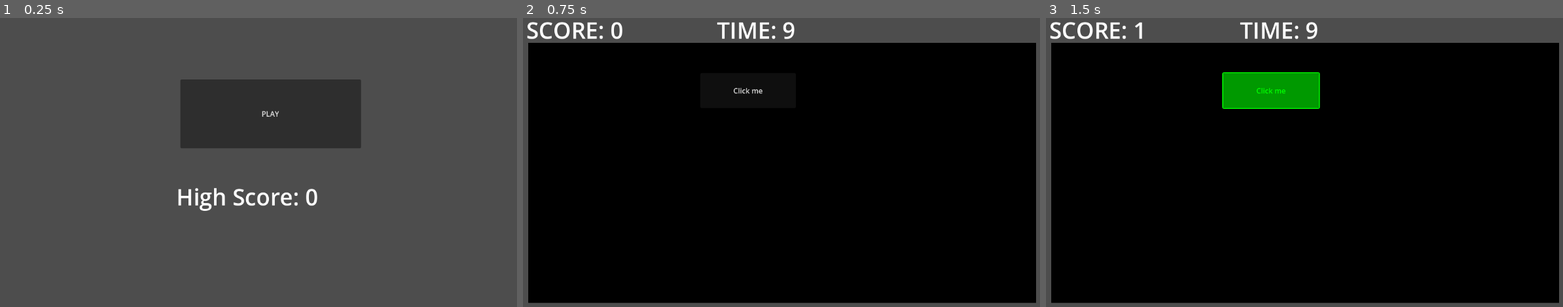
Above: before the commit, frames 1-3 (left to right).
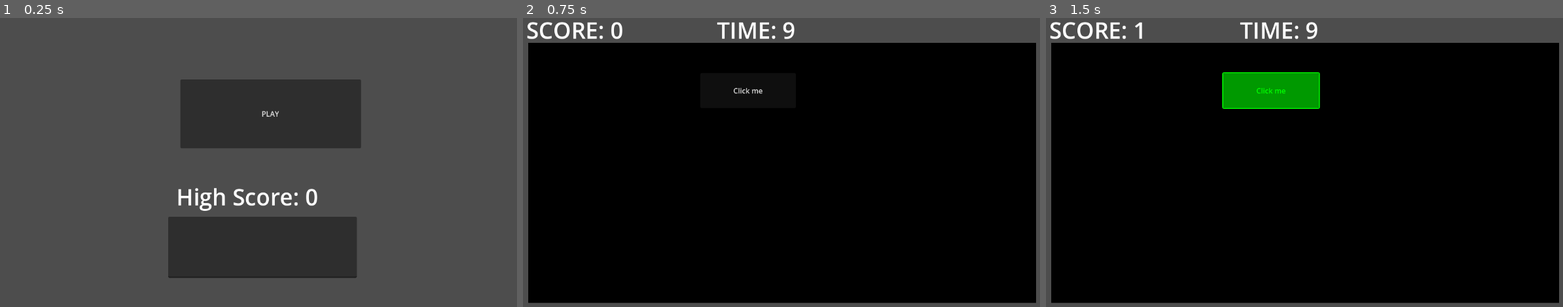
Above: after the commit, the same moments.

Repository: CD1FOX/ClickTheButtonGame
Game: Godot game, scene res://start_screen.tscn
Two runs of this game, one before a commit and one after it. Both use one fixed random seed, a clock stepped at 60 frames per second and the inputs below.
Inputs:
- Up to frame 1 (0.25 s): no input
- Up to frame 2 (0.75 s): click "PLAY" at 0.5 s
- Up to frame 3 (1.5 s): click "Click me" at 1.25 s

The runs differ from the first frame. In frame 1, 7.7% of the frame differs, in the area x 32-69%, y 68-90%; in frame 2, nothing differs; in frame 3, nothing differs.

Commit message:
Update
Added:
- Added Text Timer

Diff:
--- a/global.gd
+++ b/global.gd
@@ -1,4 +1,6 @@
 extends Node2D
+
+var time = 10;
 
 var high_score = 0
 var savePath = "user://high_score.save"
--- a/main.gd
+++ b/main.gd
@@ -23,6 +23,7 @@
 	$RepositionTimer.start()
 
 func _ready() -> void:
+	$TimeLeftTimer.start(Global.time)
 	RandomLocations()
 	$TimeLeftTimer.start()
 
--- a/start_screen.gd
+++ b/start_screen.gd
@@ -5,4 +5,5 @@
 	$HighScoreLabel.text = "High Score: " + str(Global.high_score)
 
 func _on_play_pressed() -> void:
+	Global.time = int($TextEdit.text)
 	get_tree().change_scene_to_file("res://main.tscn")
--- a/start_screen.tscn
+++ b/start_screen.tscn
@@ -26,4 +26,11 @@
 theme_override_font_sizes/font_size = 50
 text = "High Score: "
 
+[node name="TextEdit" type="TextEdit" parent="."]
+offset_left = 379.0
+offset_top = 443.0
+offset_right = 795.0
+offset_bottom = 578.0
+theme_override_font_sizes/font_size = 50
+
 [connection signal="pressed" from="Play" to="." method="_on_play_pressed"]
